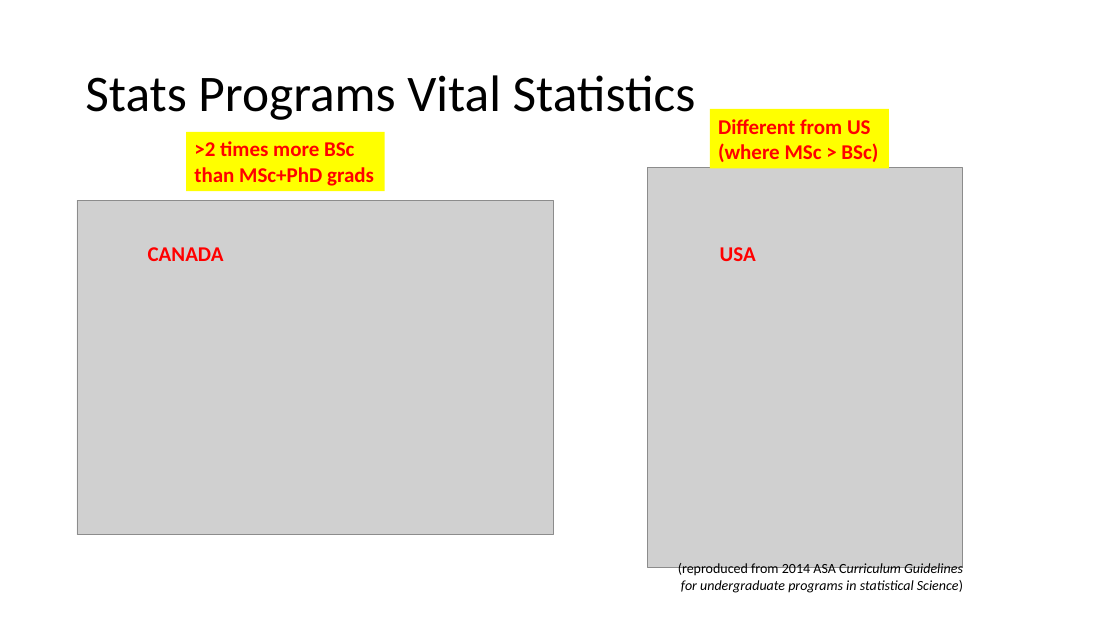
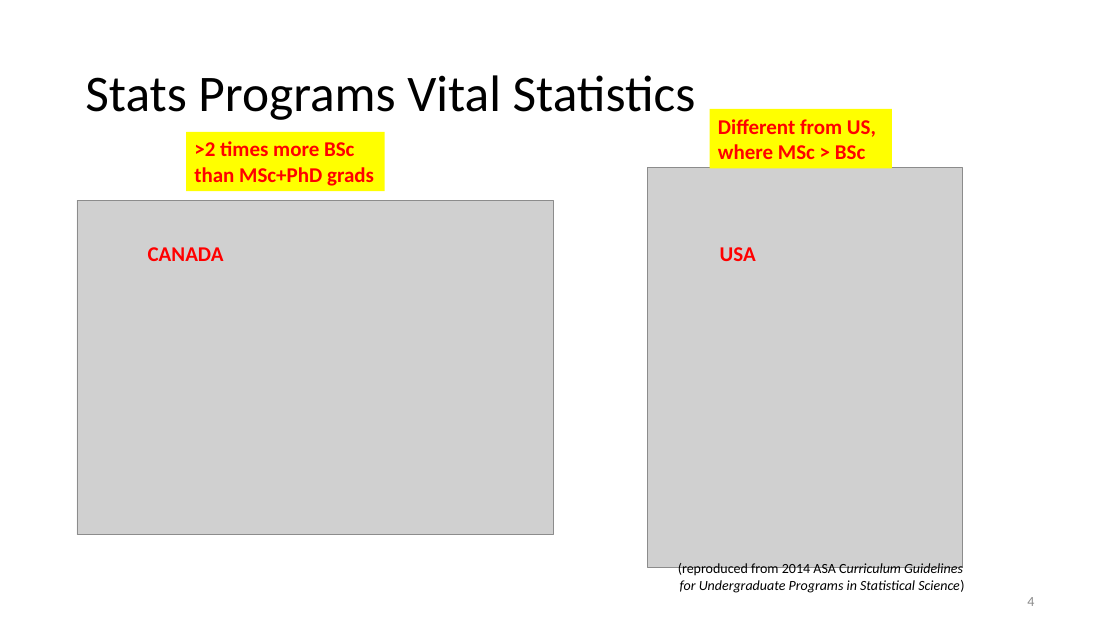
Before and after one commit to damouras/SoSC, a slide deck: slide 4 of Status fo Statistics Curricula.pptx. Drawn at 1120x630 pixels with LibreOffice and Linux fonts; fonts in the diff are those of the drawing; grey boxes stand for pictures. Boxes give left, top, right and bottom in pixels: in the first picture for what was removed or moved away, otherwise in the second. Text is boxed around its words. In the diff, an @@ line names an element or a change of style, - is before the commit and + after.

```diff
--- a/Status fo Statistics Curricula.pptx
+++ b/Status fo Statistics Curricula.pptx
@@ text in rectangle at bbox=[718, 119, 876, 159]: text changed @@
-Different from US
-(where MSc > BSc)
+Different from US,
+where MSc > BSc
@@ text at bbox=[680, 580, 964, 593]: text changed @@
-for undergraduate programs in statistical Science)
+for Undergraduate Programs in Statistical Science)
@@ page number added at bbox=[1027, 597, 1034, 606], 12 pt, text #8C8C8C @@
+4
```
Also in this commit, not shown: 11 other slides changed, 5 other files.
